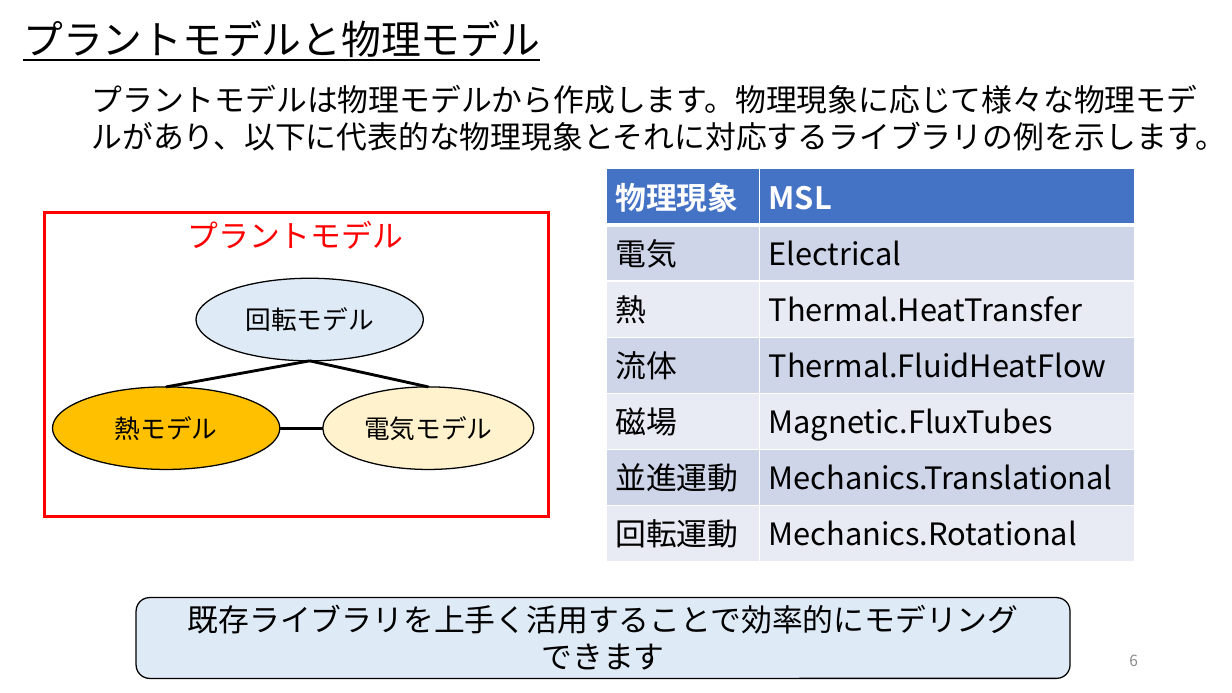
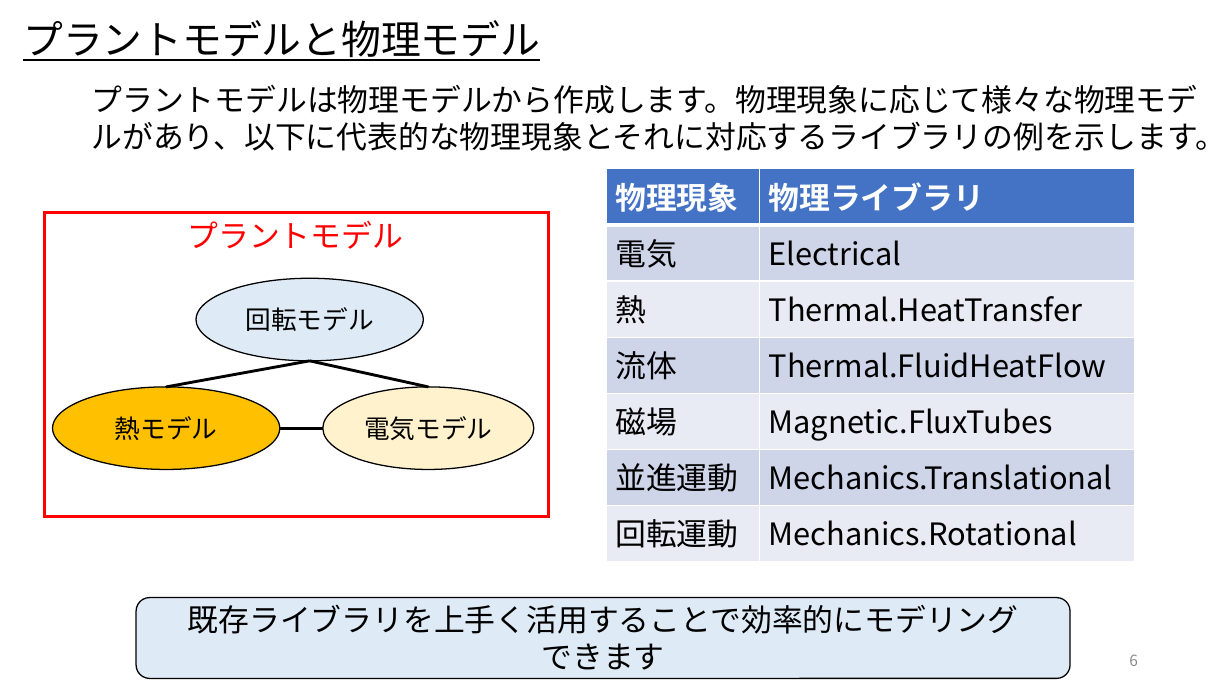
Before and after one commit to UedaShigenori/OpenModelica_Tutorials_Ja, a slide deck: slide 6 of Dev/7_PhysicsDomainModel/OpenModelica_Tutorials_7_PlantModel.pptx. Drawn at 1232x693 pixels with LibreOffice and Linux fonts; fonts in the diff are those of the drawing. Boxes give left, top, right and bottom in pixels: in the first picture for what was removed or moved away, otherwise in the second. Text is boxed around its words. In the diff, an @@ line names an element or a change of style, - is before the commit and + after.

```diff
--- a/Dev/7_PhysicsDomainModel/OpenModelica_Tutorials_7_PlantModel.pptx
+++ b/Dev/7_PhysicsDomainModel/OpenModelica_Tutorials_7_PlantModel.pptx
@@ table at (x1=606, y1=169, x2=1135, y2=562) @@
-row 1, column 2: MSL
+row 1, column 2: 物理ライブラリ
```
Also in this commit, not shown: 11 other slides changed, 3 slides added, 49 slides removed, 6 other files.
